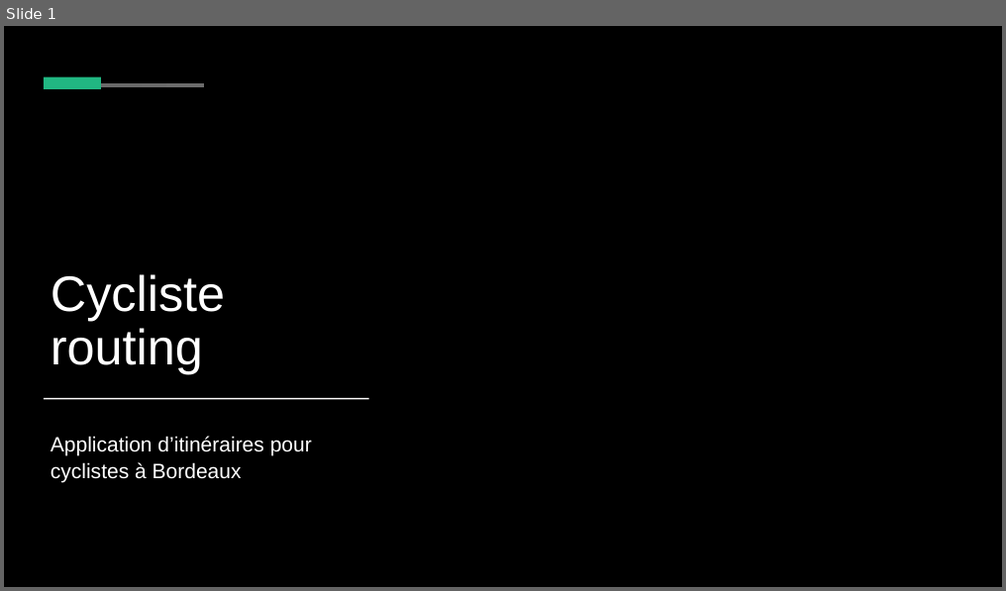
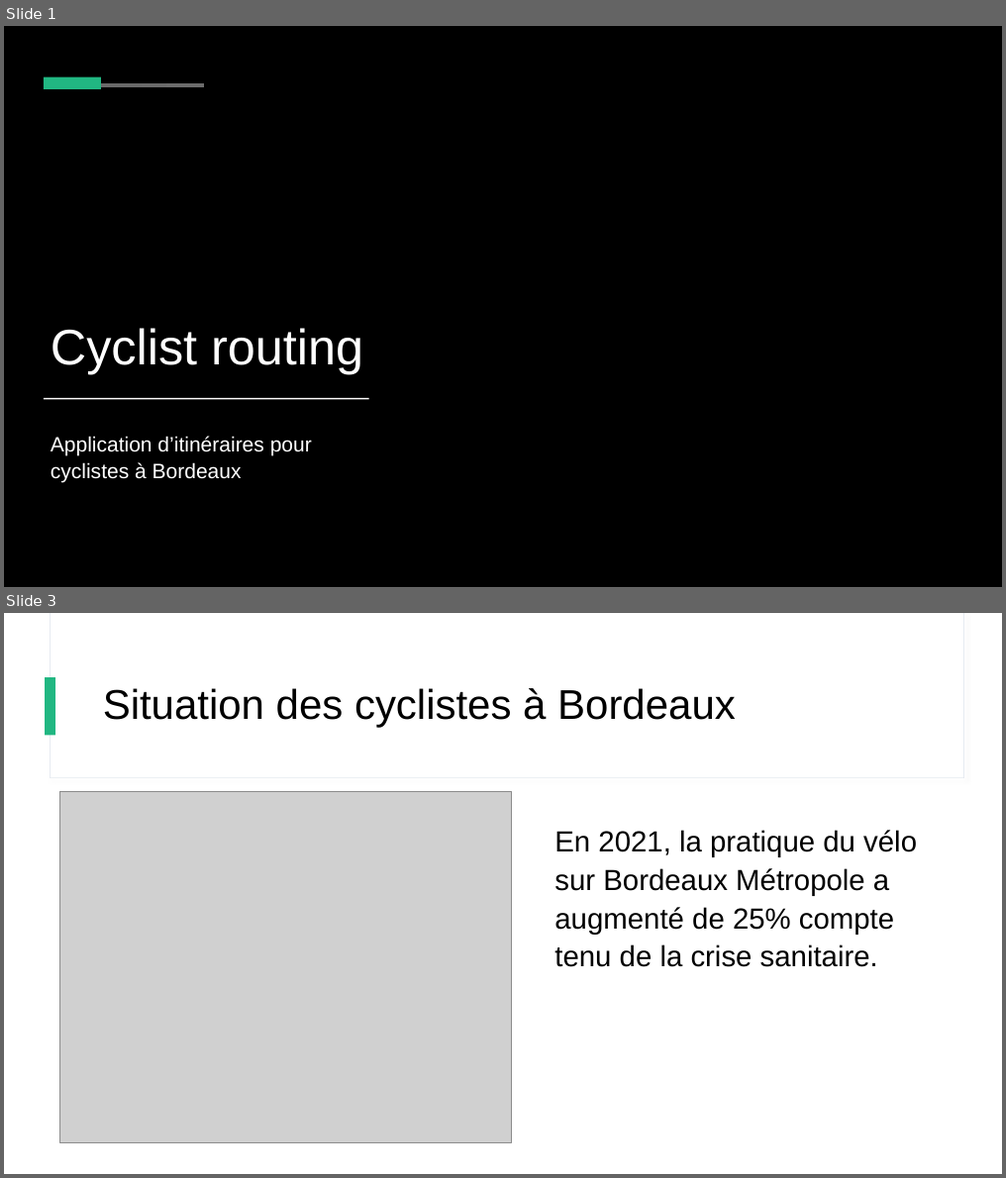
Before and after one commit to leo-grandmorcel/cyclist-bordeaux-routing, a slide deck: shortpres.pptx. Shown one above the other, each under a label of ours: slide 1 before the commit, slides 1 and 3 after it; the slides between them are not shown. The pictures are 1006x591 and 1006x1178 pixels, drawn with LibreOffice and Linux fonts; fonts in the diff are those of the drawing; grey boxes stand for pictures; background and template pictures are left out. Boxes give left, top, right and bottom in pixels: in the first picture for what was removed or moved away, otherwise in the second. Text is boxed around its words. In the diff, an @@ line names an element or a change of style, - is before the commit and + after.

```diff
--- a/shortpres.pptx
+++ b/shortpres.pptx
@@ slide 3 added at <box>4,613,1002,1174</box>, background #FFFFFF @@
@@ rectangle added at <box>50,613,963,778</box>, fill #FFFFFF, outline #E3E9EF 0.75 pt @@
@@ rectangle added at <box>51,613,963,777</box>, fill #FFFFFF @@
@@ rectangle added at <box>46,677,55,735</box>, fill #21B782 @@
@@ title added at <box>103,688,736,728</box>, 40 pt, text #000000 @@
+Situation des cyclistes à Bordeaux
@@ picture added at <box>60,791,512,1143</box> @@
@@ text added at <box>554,830,917,967</box>, 28 pt, text #000000 @@
+En 2021, la pratique du vélo sur Bordeaux Métropole a augmenté de 25% compte tenu de la crise sanitaire.
@@ slide 1 changed as well @@
@@ title at <box>51,328,363,374</box>: text changed @@
-Cycliste routing
+Cyclist routing
```
Also in this commit, not shown: 2 other slides changed, 5 other slides added, 2 slides removed, 1 other file.
